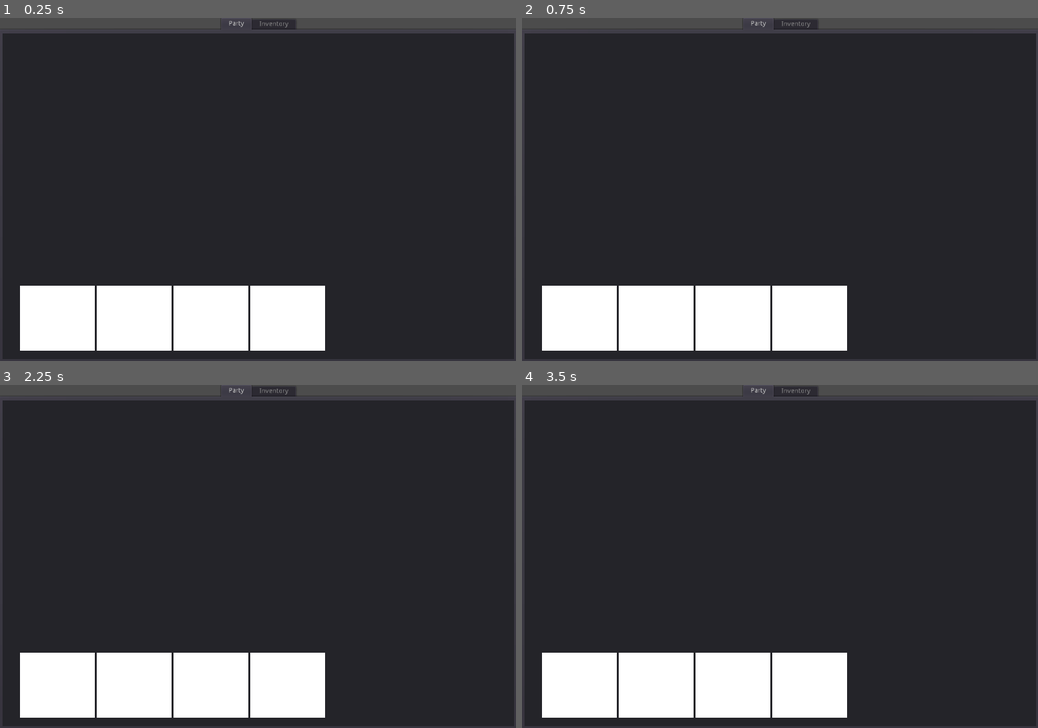
Above: before the commit, frames 1-4 (two rows, left to right).
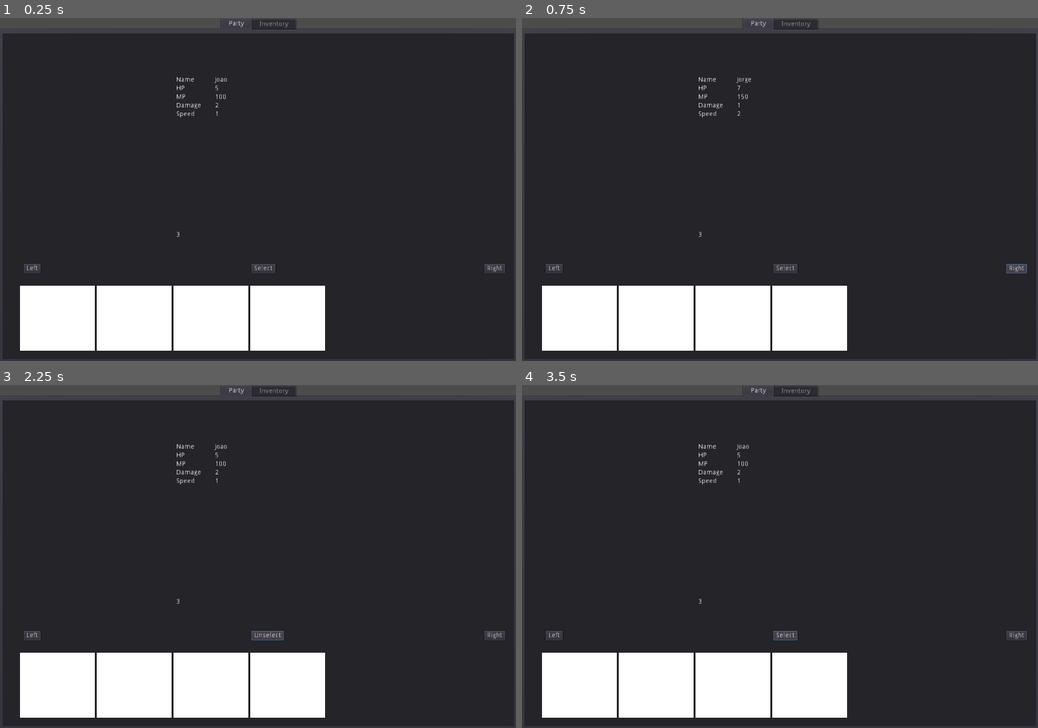
Above: after the commit, the same moments.

Repository: SiTOTG/Magic-Wars
Game: Godot game, scene res://World/Battle/PreBattle.tscn
Same seed, same stepped clock (60 frames per second), same inputs: the game is played once before the commit and once after it.
Inputs (mouse positions are in pixels of both pictures, inside the frame that each line leads up to):
- Up to frame 1 (0.25 s): no input
- Up to frame 2 (0.75 s): click (1017, 268) at 0.5 s, where only the run after the commit has a clickable "Right"
- Up to frame 3 (2.25 s): click (30, 635) at 1.25 s, where only the run after the commit has a clickable "Left"; click (263, 635) at 2 s, where only the run after the commit has a clickable "Select"
- Up to frame 4 (3.5 s): click (790, 635) at 2.75 s, where only the run after the commit has a clickable "Unselect"

The runs differ from the first frame. In frame 1, 0.4% of the frame differs, in the area x 4-98%, y 17-75%; in frame 2, 0.4%; in frame 3, 0.5%; in frame 4, 0.4%.

Commit message:
Add single character view

Diff:
--- a/Character/Character.gd
+++ b/Character/Character.gd
@@ -6,3 +6,4 @@
 export (int, 1, 10000) var max_hp = 5
 export (int, 0, 100) var damage = 1
 export (int, 0, 1000) var max_mp = 100
+export (int, 3, 100) var point_cost = 3
--- a/Character/Dummy/Dummy.tres
+++ b/Character/Dummy/Dummy.tres
@@ -9,3 +9,4 @@
 max_hp = 5
 damage = 2
 max_mp = 100
+point_cost = 3
--- a/Character/Dummy/Dummy2.tres
+++ b/Character/Dummy/Dummy2.tres
@@ -10,3 +10,4 @@
 max_hp = 5
 damage = 3
 max_mp = 100
+point_cost = 5
--- a/Player/P1.tres
+++ b/Player/P1.tres
@@ -1,10 +1,20 @@
-[gd_resource type="Resource" load_steps=8 format=2]
+[gd_resource type="Resource" load_steps=10 format=2]
 
 [ext_resource path="res://Player/Player.gd" type="Script" id=1]
 [ext_resource path="res://Character/Dummy/Dummy.tres" type="Resource" id=2]
 [ext_resource path="res://World/Items/HealthVial.tres" type="Resource" id=3]
 [ext_resource path="res://World/Items/ItemSlot.gd" type="Script" id=4]
 [ext_resource path="res://World/Items/Bomb.tres" type="Resource" id=5]
+[ext_resource path="res://Character/Character.gd" type="Script" id=6]
+
+[sub_resource type="Resource" id=3]
+script = ExtResource( 6 )
+speed = 2
+characterName = "Jorge"
+max_hp = 7
+damage = 1
+max_mp = 150
+point_cost = 3
 
 [sub_resource type="Resource" id=1]
 script = ExtResource( 4 )
@@ -18,7 +28,7 @@
 
 [resource]
 script = ExtResource( 1 )
-characters = [ ExtResource( 2 ) ]
+characters = [ ExtResource( 2 ), SubResource( 3 ) ]
 item_slots = [ SubResource( 1 ), SubResource( 2 ) ]
 player_group = "P1 Characters"
-buy_points = 50
+buy_points = 20
--- a/World/Battle/PreBattle.tscn
+++ b/World/Battle/PreBattle.tscn
@@ -1,6 +1,7 @@
-[gd_scene load_steps=2 format=2]
+[gd_scene load_steps=3 format=2]
 
 [ext_resource path="res://World/Battle/PreBattle.gd" type="Script" id=1]
+[ext_resource path="res://World/Battle/PreBattle/SingleCharacterView.tscn" type="PackedScene" id=2]
 
 [node name="PreBattle" type="Control"]
 anchor_right = 1.0
@@ -30,6 +31,13 @@
 margin_bottom = 167.0
 
 [node name="ReferenceRect" type="ReferenceRect" parent="Selector/Party/CharacterSelector"]
+margin_right = 1023.0
+margin_bottom = 469.0
+
+[node name="SingleCharacterView" parent="Selector/Party/CharacterSelector" instance=ExtResource( 2 )]
+
+[node name="GridCharacterView" type="Panel" parent="Selector/Party/CharacterSelector"]
+visible = false
 margin_right = 1023.0
 margin_bottom = 469.0
 
--- /dev/null
+++ b/World/Battle/PreBattle/SingleCharacterView.gd
@@ -0,0 +1,73 @@
+extends Panel
+
+export (Resource) var player = preload("res://Player/P1.tres") setget set_player
+export var current := 0
+
+signal character_selected(character, curernt_points, all_selected_characters)
+signal character_unselected(character, curernt_points, all_selected_characters)
+
+onready var characters = player.characters
+onready var selected_characters = []
+
+onready var select_button = $Select
+
+func set_player(value):
+	player = value
+	if player:
+		characters = player.characters
+	current = 0
+	selected_characters = []
+
+func _ready():
+	update()
+
+func update():
+	if current < 0 or current >= characters.size():
+		printerr("Trying to update but out of range")
+		return
+
+	var character: Character = characters[current]
+	for property in character.get_property_list():
+		var field = self.find_node(property.name)
+		if not field:
+			continue
+		var fieldValue: Label = field.get_node("FieldValue")
+		fieldValue.text = str(character.get(property.name))
+
+	select_button.text = "Select" if not character in selected_characters else "Unselect"
+	update_select_button_availability(character)
+
+func update_select_button_availability(character: Character):
+	select_button.disabled = false
+	if character in selected_characters:
+		# Will always be enabled if character is selected
+		return
+	if selected_characters.size() > 3 or character.point_cost > player.buy_points:
+		select_button.disabled = true
+
+
+
+func _on_Left_pressed():
+	if current == 0:
+		current = characters.size() - 1
+	else:
+		current -= 1
+	update()
+
+
+func _on_Right_pressed():
+	current = (current + 1) % characters.size()
+	update()
+
+
+func _on_Select_pressed():
+	var character: Character = characters[current]
+	if character in selected_characters:
+		selected_characters.remove(selected_characters.find(character))
+		player.buy_points += character.point_cost
+		emit_signal("character_unselected", character, player.buy_points, selected_characters)
+	elif selected_characters.size() < 4 and player.buy_points >= character.point_cost:
+		selected_characters.append(character)
+		player.buy_points -= character.point_cost
+		emit_signal("character_selected", character, player.buy_points, selected_characters)
+	update()
--- /dev/null
+++ b/World/Battle/PreBattle/SingleCharacterView.tscn
@@ -0,0 +1,154 @@
+[gd_scene load_steps=2 format=2]
+
+[ext_resource path="res://World/Battle/PreBattle/SingleCharacterView.gd" type="Script" id=1]
+
+[node name="SingleCharacterView" type="Panel"]
+margin_right = 1023.0
+margin_bottom = 469.0
+script = ExtResource( 1 )
+
+[node name="Fields" type="VBoxContainer" parent="."]
+anchor_left = 0.5
+anchor_top = 0.5
+anchor_right = 0.5
+anchor_bottom = 0.5
+margin_left = -183.5
+margin_top = -183.5
+margin_right = 205.5
+margin_bottom = 110.5
+
+[node name="characterName" type="HBoxContainer" parent="Fields"]
+margin_right = 389.0
+margin_bottom = 14.0
+
+[node name="FieldName" type="Label" parent="Fields/characterName"]
+margin_right = 77.0
+margin_bottom = 14.0
+size_flags_horizontal = 3
+text = "Name"
+
+[node name="FieldValue" type="Label" parent="Fields/characterName"]
+margin_left = 81.0
+margin_right = 389.0
+margin_bottom = 14.0
+size_flags_horizontal = 3
+size_flags_stretch_ratio = 4.0
+
+[node name="max_hp" type="HBoxContainer" parent="Fields"]
+margin_top = 18.0
+margin_right = 389.0
+margin_bottom = 32.0
+
+[node name="FieldName" type="Label" parent="Fields/max_hp"]
+margin_right = 77.0
+margin_bottom = 14.0
+size_flags_horizontal = 3
+text = "HP"
+
+[node name="FieldValue" type="Label" parent="Fields/max_hp"]
+margin_left = 81.0
+margin_right = 389.0
+margin_bottom = 14.0
+size_flags_horizontal = 3
+size_flags_stretch_ratio = 4.0
+
+[node name="max_mp" type="HBoxContainer" parent="Fields"]
+margin_top = 36.0
+margin_right = 389.0
+margin_bottom = 50.0
+
+[node name="FieldName" type="Label" parent="Fields/max_mp"]
+margin_right = 77.0
+margin_bottom = 14.0
+size_flags_horizontal = 3
+text = "MP"
+
+[node name="FieldValue" type="Label" parent="Fields/max_mp"]
+margin_left = 81.0
+margin_right = 389.0
+margin_bottom = 14.0
+size_flags_horizontal = 3
+size_flags_stretch_ratio = 4.0
+
+[node name="damage" type="HBoxContainer" parent="Fields"]
+margin_top = 54.0
+margin_right = 389.0
+margin_bottom = 68.0
+
+[node name="FieldName" type="Label" parent="Fields/damage"]
+margin_right = 77.0
+margin_bottom = 14.0
+size_flags_horizontal = 3
+text = "Damage"
+
+[node name="FieldValue" type="Label" parent="Fields/damage"]
+margin_left = 81.0
+margin_right = 389.0
+margin_bottom = 14.0
+size_flags_horizontal = 3
+size_flags_stretch_ratio = 4.0
+
+[node name="speed" type="HBoxContainer" parent="Fields"]
+margin_top = 72.0
+margin_right = 389.0
+margin_bottom = 86.0
+
+[node name="FieldName" type="Label" parent="Fields/speed"]
+margin_right = 77.0
+margin_bottom = 14.0
+size_flags_horizontal = 3
+text = "Speed"
+
+[node name="FieldValue" type="Label" parent="Fields/speed"]
+margin_left = 81.0
+margin_right = 389.0
+margin_bottom = 14.0
+size_flags_horizontal = 3
+size_flags_stretch_ratio = 4.0
+
+[node name="point_cost" type="MarginContainer" parent="."]
+margin_left = 328.0
+margin_top = 376.0
+margin_right = 409.0
+margin_bottom = 444.0
+
+[node name="FieldValue" type="Label" parent="point_cost"]
+margin_right = 81.0
+margin_bottom = 68.0
+size_flags_horizontal = 3
+size_flags_vertical = 3
+
+[node name="Right" type="Button" parent="."]
+anchor_left = 1.0
+anchor_top = 1.0
+anchor_right = 1.0
+anchor_bottom = 1.0
+margin_left = -50.0
+margin_top = -25.0
+margin_right = -6.0
+margin_bottom = -5.0
+text = "Right"
+
+[node name="Left" type="Button" parent="."]
+anchor_top = 1.0
+anchor_bottom = 1.0
+margin_left = 8.0
+margin_top = -25.0
+margin_right = 44.0
+margin_bottom = -5.0
+text = "Left"
+
+[node name="Select" type="Button" parent="."]
+anchor_left = 0.5
+anchor_top = 1.0
+anchor_right = 0.5
+anchor_bottom = 1.0
+margin_left = -26.5
+margin_top = -25.0
+margin_right = 24.5
+margin_bottom = -5.0
+text = "Select"
+
+[connection signal="pressed" from="Right" to="." method="_on_Right_pressed"]
+[connection signal="pressed" from="Left" to="." method="_on_Left_pressed"]
+[connection signal="pressed" from="Select" to="." method="_on_Select_pressed"]
